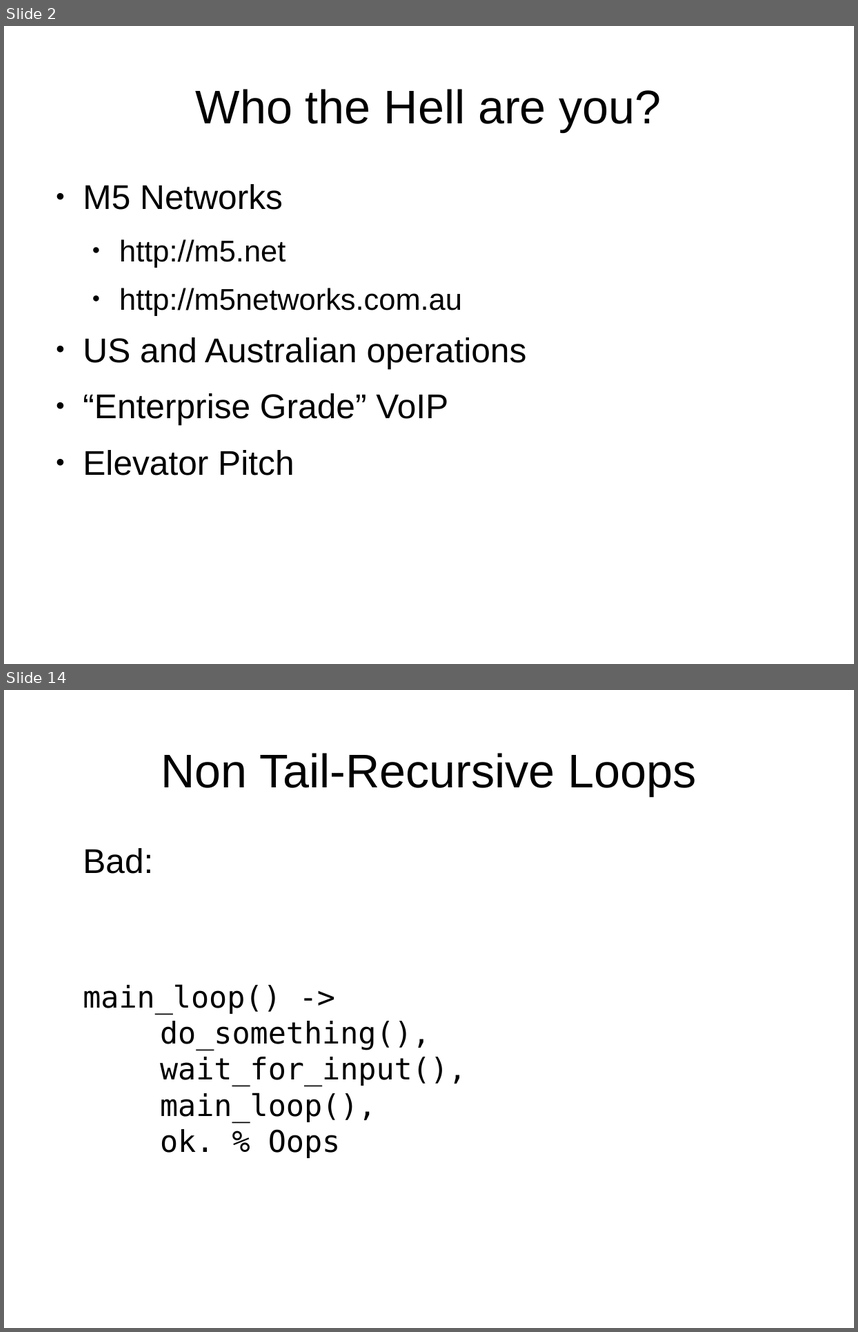
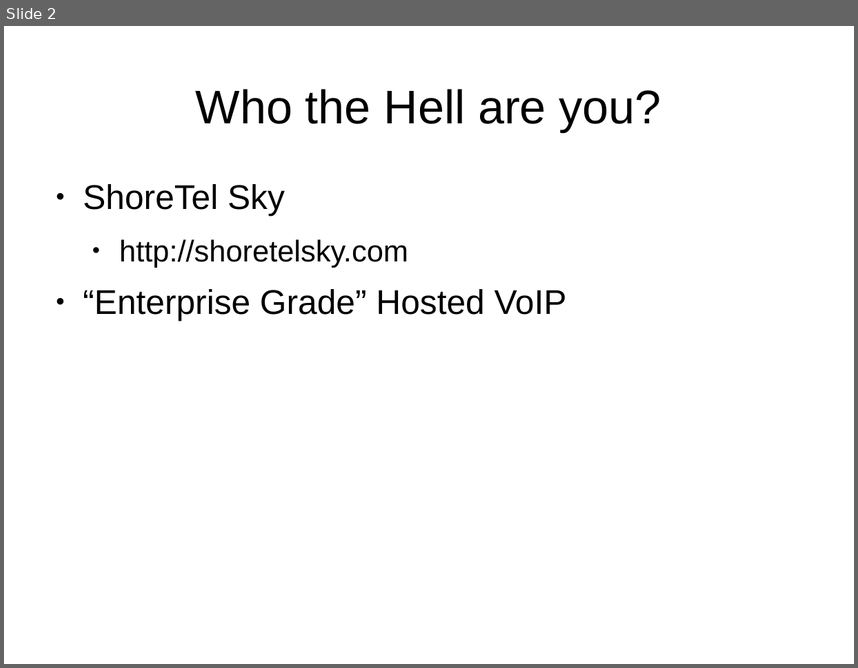
Before and after one commit to bernardd/OTPworkshop, a slide deck: Slides.odp. Shown one above the other, each under a label of ours: slides 2 and 14 before the commit, slide 2 after it; the slides between them are not shown. The pictures are 858x1332 and 858x668 pixels, drawn with LibreOffice and Linux fonts; fonts in the diff are those of the drawing. Boxes give left, top, right and bottom in pixels: in the first picture for what was removed or moved away, otherwise in the second. Text is boxed around its words. In the diff, an @@ line names an element or a change of style, - is before the commit and + after.

```diff
--- a/Slides.odp
+++ b/Slides.odp
@@ slide 14 removed at bbox=[4, 690, 854, 1328], background #FFFFFF @@
@@ title removed at bbox=[161, 753, 697, 796] @@
-Non Tail-Recursive Loops
@@ text removed at bbox=[83, 848, 466, 1158] @@
-Bad:
-main_loop() ->
-do_something(),
-wait_for_input(),
-main_loop(),
-ok. % Oops
@@ slide 2 changed as well @@
@@ text at bbox=[83, 184, 567, 320]: text changed @@
-● M5 Networks
-  ● http://m5.net
-  ● http://m5networks.com.au
-● US and Australian operations
-● “Enterprise Grade” VoIP
-● Elevator Pitch
+● ShoreTel Sky
+  ● http://shoretelsky.com
+● “Enterprise Grade” Hosted VoIP
```
Also in this commit, not shown: 9 slides added, 39 other slides removed.
